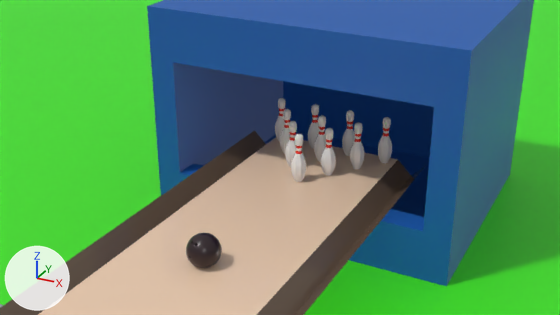
The Blender file bowling.blend as it was, and as the next commit left it.
Rendered twice from the file's camera 'Camera'. The axes (+X, +Y, +Z) are drawn at lower left. The lights are the same throughout.

The first picture shows 'Background', 'Bowling Ball', 'Bowling Pin', 'Bowling Pin.001', 'Bowling Pin.002', 'Bowling Pin.003', 'Bowling Pin.004', 'Bowling Pin.005', 'Bowling Pin.006', 'Bowling Pin.007', 'Bowling Pin.008', 'Bowling Pin.009', 'Contraption', 'Lane'.
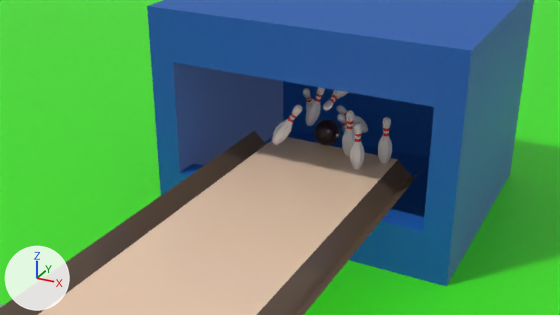
What differs and where, as boxes [x1, y1, x2, y2] in the pictures (560 x 315 px):
'Bowling Ball', moved, turned
    before: [186, 233, 222, 268]
    after: [314, 119, 340, 145]
'Bowling Pin', moved
    before: [291, 133, 306, 182]
    after: [378, 117, 392, 163]
'Bowling Pin.002', moved
    before: [321, 128, 336, 176]
    after: [342, 110, 355, 156]
'Bowling Pin.009', moved, turned
    before: [378, 117, 392, 163]
    after: [336, 105, 368, 133]
'Bowling Pin.005', moved, turned
    before: [280, 109, 291, 154]
    after: [272, 105, 302, 145]
'Bowling Pin.008', moved, turned
    before: [342, 110, 355, 156]
    after: [323, 90, 348, 111]
'Bowling Pin.007', moved, turned
    before: [308, 104, 319, 149]
    after: [306, 87, 325, 126]
'Bowling Pin.004', moved, turned
    before: [314, 115, 326, 162]
    after: [337, 113, 355, 132]
'Bowling Pin.001', moved, turned
    before: [285, 121, 297, 167]
    after: [303, 88, 314, 111]
'Bowling Pin.006', moved, turned (not visible afterwards)
    before: [275, 98, 286, 142]

What the commit changed:
Object 'Bowling Ball' (ob_bowling_ball) moves from (0.0, -1.0, 0.109) to (-0.09, 1.008, 0.109).
Object 'Bowling Ball' (ob_bowling_ball) turns from (0, 0, 0) to (61, -191, 61) degrees about x, y and z.
Object 'Bowling Pin' (ob_bowling_pin) moves from (0.0, 0.3, 0.0) to (0.45, 0.9, 0.0).
Object 'Bowling Pin.001' (ob_bowling_pin_001) moves from (-0.15, 0.5, 0.0) to (-0.45, 1.562, 0.0).
Object 'Bowling Pin.001' (ob_bowling_pin_001) turns from (0, 0, 0) to (36, 0, 0) degrees about x, y and z.
Object 'Bowling Pin.002' (ob_bowling_pin_002) moves from (0.15, 0.5, 0.0) to (0.15, 0.9, 0.0).
Object 'Bowling Pin.004' (ob_bowling_pin_004) moves from (0.0, 0.7, 0.0) to (0.0, 1.335, 0.0).
Object 'Bowling Pin.004' (ob_bowling_pin_004) turns from (0, 0, 0) to (48, 0, 0) degrees about x, y and z.
Object 'Bowling Pin.005' (ob_bowling_pin_005) moves from (-0.3, 0.7, 0.0) to (-0.366, 0.614, 0.115).
Object 'Bowling Pin.005' (ob_bowling_pin_005) turns from (0, 0, 0) to (-20, 26, -20) degrees about x, y and z.
Object 'Bowling Pin.006' (ob_bowling_pin_006) moves from (-0.45, 0.9, 0.0) to (-0.7, 1.627, 0.467).
Object 'Bowling Pin.006' (ob_bowling_pin_006) turns from (0, 0, 0) to (-105, 26, -106) degrees about x, y and z.
Object 'Bowling Pin.007' (ob_bowling_pin_007) moves from (-0.15, 0.9, 0.0) to (-0.338, 1.191, 0.06).
Object 'Bowling Pin.007' (ob_bowling_pin_007) turns from (0, 0, 0) to (-8.8, 14, -8.8) degrees about x, y and z.
Object 'Bowling Pin.008' (ob_bowling_pin_008) moves from (0.15, 0.9, 0.0) to (-0.007, 1.27, 0.504).
Object 'Bowling Pin.008' (ob_bowling_pin_008) turns from (0, 0, 0) to (-144, -56, -145) degrees about x, y and z.
Object 'Bowling Pin.009' (ob_bowling_pin_009) moves from (0.45, 0.9, 0.0) to (-0.001, 1.673, -0.108).
Object 'Bowling Pin.009' (ob_bowling_pin_009) turns from (0, 0, 0) to (41, -25, -20) degrees about x, y and z.
